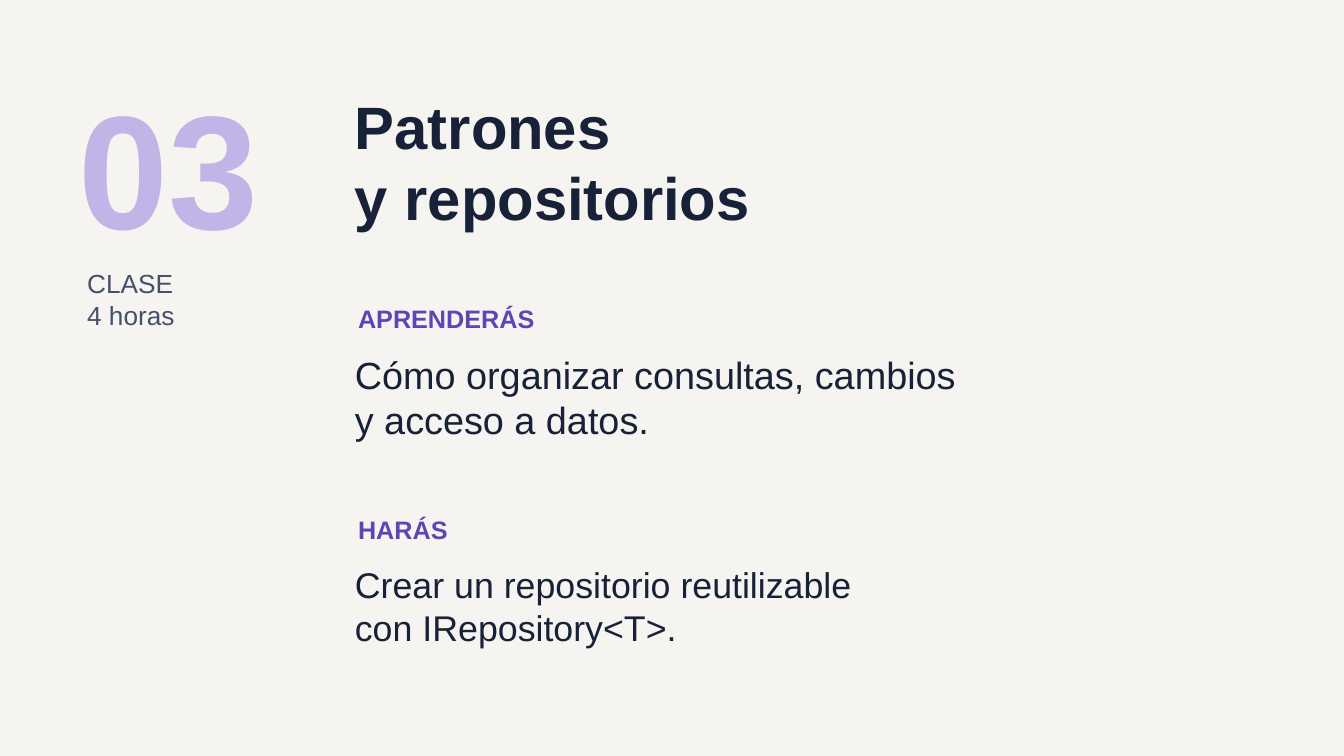
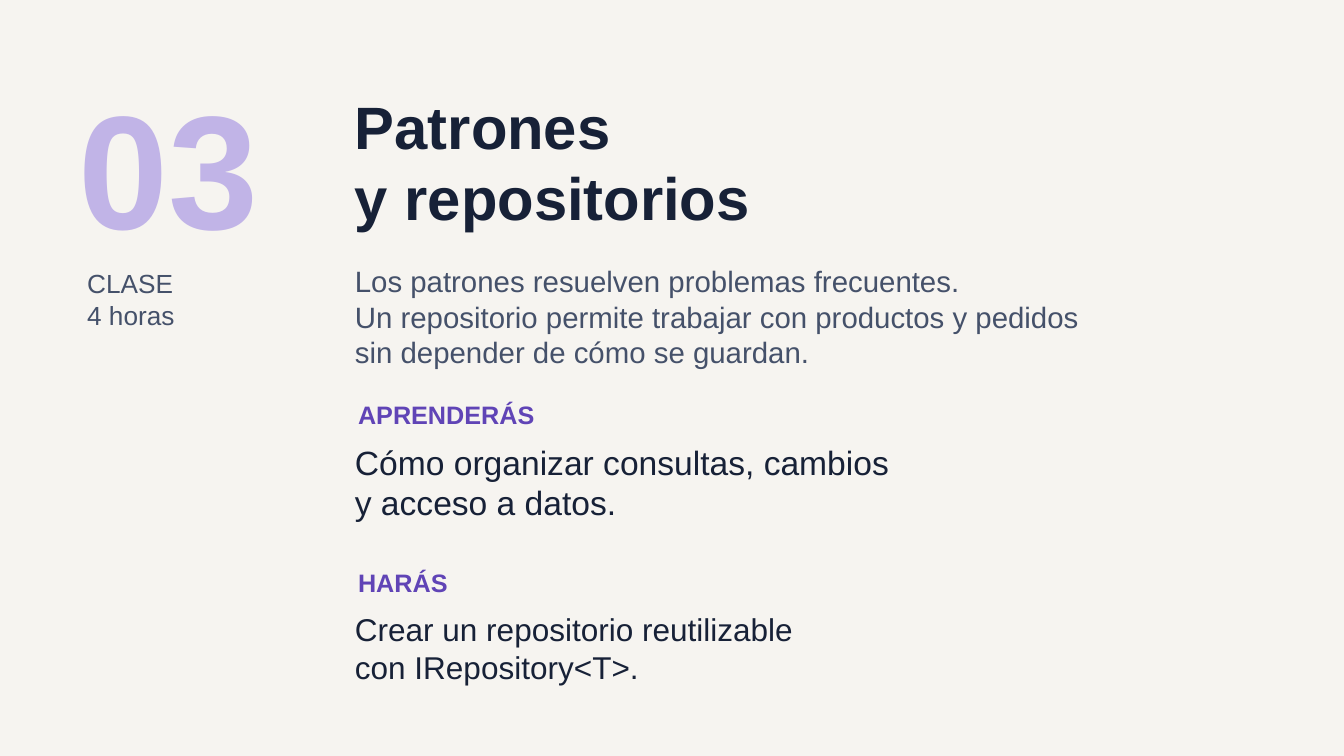
Before and after one commit to ychavez/CursoNETIA, a slide deck: slide 6 of instructor/clases/00-presentacion-alumnos.pptx. Drawn at 1344x756 pixels with LibreOffice and Linux fonts; fonts in the diff are those of the drawing. Boxes give left, top, right and bottom in pixels: in the first picture for what was removed or moved away, otherwise in the second. Text is boxed around its words. In the diff, an @@ line names an element or a change of style, - is before the commit and + after.

```diff
--- a/instructor/clases/00-presentacion-alumnos.pptx
+++ b/instructor/clases/00-presentacion-alumnos.pptx
@@ text added at [355,270,1078,369], 21 pt, text #45516A @@
+Los patrones resuelven problemas frecuentes.
+Un repositorio permite trabajar con productos y pedidos
+sin depender de cómo se guardan.
@@ text "APRENDERÁS": place and size @@
-text "APRENDERÁS" at [358,308,534,329]
+text "APRENDERÁS" at [358,403,534,425]
@@ text "Cómo organizar consultas, cambios": place and size @@
-text "Cómo organizar consultas, cambios" at [355,361,956,442]
+text "Cómo organizar consultas, cambios" at [355,450,889,522]
@@ text "Cómo organizar consultas, cambios" at [355,450,889,522]: size 27 to 24 pt @@
@@ text "HARÁS": place and size @@
-text "HARÁS" at [358,519,448,540]
+text "HARÁS" at [358,571,448,593]
@@ text "Crear un repositorio reutilizable": place and size @@
-text "Crear un repositorio reutilizable" at [355,572,852,648]
+text "Crear un repositorio reutilizable" at [355,618,793,685]
@@ text "Crear un repositorio reutilizable" at [355,618,793,685]: size 25.5 to 22.5 pt @@
```
Also in this commit, not shown: 9 other slides changed, 1 other file.
